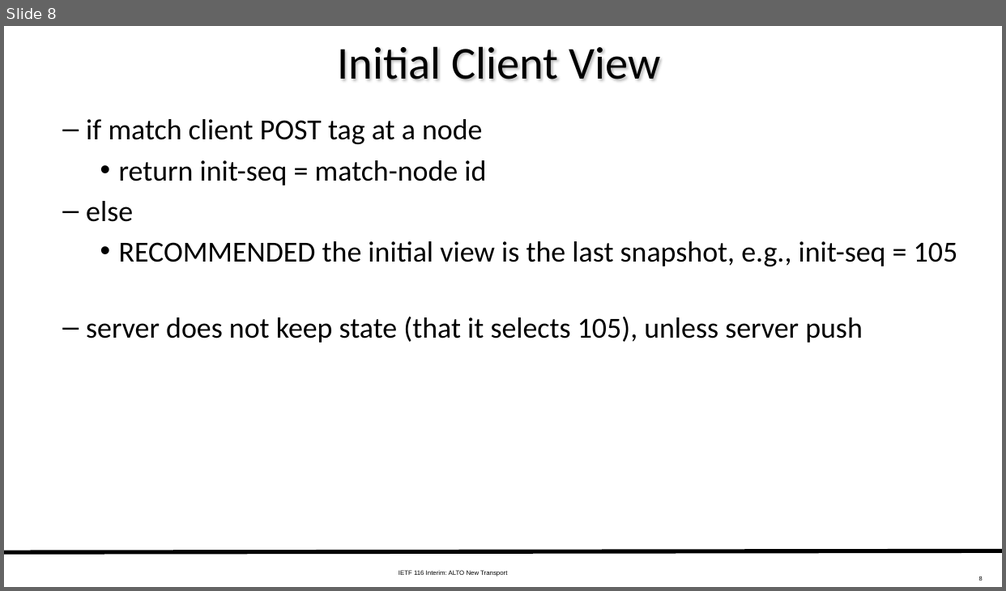
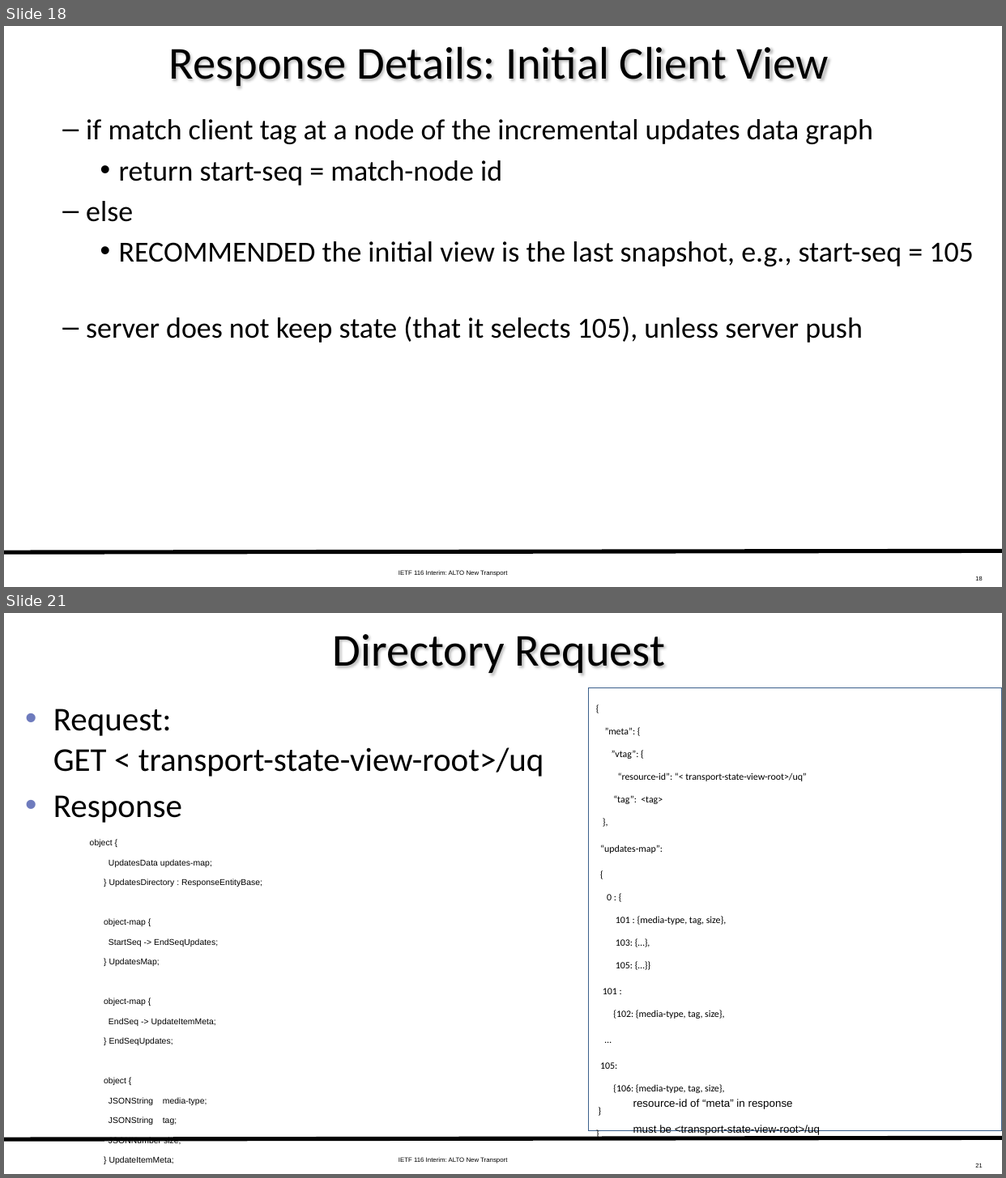
Before and after one commit to ietf-wg-alto/wg-materials, a slide deck: meetings-ietf/ietf-116-interim/slides-116-interim-alto-transport.pptx. Shown one above the other, each under a label of ours: slide 8 before the commit, slides 18 and 21 after it; the slides between them are not shown. The pictures are 1006x591 and 1006x1178 pixels, drawn with LibreOffice and Linux fonts; fonts in the diff are those of the drawing. Boxes give left, top, right and bottom in pixels: in the first picture for what was removed or moved away, otherwise in the second. Text is boxed around its words. In the diff, an @@ line names an element or a change of style, - is before the commit and + after.

```diff
--- a/meetings-ietf/ietf-116-interim/slides-116-interim-alto-transport.pptx
+++ b/meetings-ietf/ietf-116-interim/slides-116-interim-alto-transport.pptx
@@ slide 21 added at [4,613,1002,1174], background #FFFFFF; not listed: 3 template elements that a slide beside it also shows @@
@@ title added at [333,634,665,675], 44 pt, text #000000 @@
+Directory Request
@@ text added at [53,709,544,823], 32 pt, text #000000 @@
+• Request:
+  GET < transport-state-view-root>/uq
+• Response
@@ rectangle added at [589,688,1002,1131], outline #3A5F8C 0.75 pt, 16 pt, text #000000 @@
+{
+”meta”: {
+”vtag”: {
+“resource-id”: “< transport-state-view-root>/uq”
+“tag”: <tag>
+},
+“updates-map”:
+{
+0 : {
+101 : {media-type, tag, size},
+103: {…},
+105: {…}}
+101 :
+{102: {media-type, tag, size},
+…
+105:
+{106: {media-type, tag, size},
+}
+}
@@ text added at [90,839,262,1165], 14 pt, text #000000 @@
+object {
+UpdatesData updates-map;
+} UpdatesDirectory : ResponseEntityBase;
+object-map {
+StartSeq -> EndSeqUpdates;
+} UpdatesMap;
+object-map {
+EndSeq -> UpdateItemMeta;
+} EndSeqUpdates;
+object {
+JSONString media-type;
+JSONString tag;
+JSONNumber size;
+} UpdateItemMeta;
@@ text added at [633,1099,820,1135], 18 pt, text #000000 @@
+resource-id of “meta” in response
+must be <transport-state-view-root>/uq
@@ what was slide 8 is now slide 18 @@
@@ slide 18 changed as well @@
@@ title at [169,46,829,88]: text changed @@
-Initial Client View
+Response Details: Initial Client View
@@ text at [86,119,873,186]: text changed @@
-  – if match client POST tag at a node
-    • return init-seq = match-node id
+  – if match client tag at a node of the incremental updates data graph
+    • return start-seq = match-node id
@@ text at [119,241,974,267]: text changed @@
-    • RECOMMENDED the initial view is the last snapshot, e.g., init-seq = 105
+    • RECOMMENDED the initial view is the last snapshot, e.g., start-seq = 105
@@ page number at [975,576,982,581]: text changed @@
-8
+18
```
Also in this commit, not shown: 9 other slides changed, 25 other slides added, 6 slides removed.
